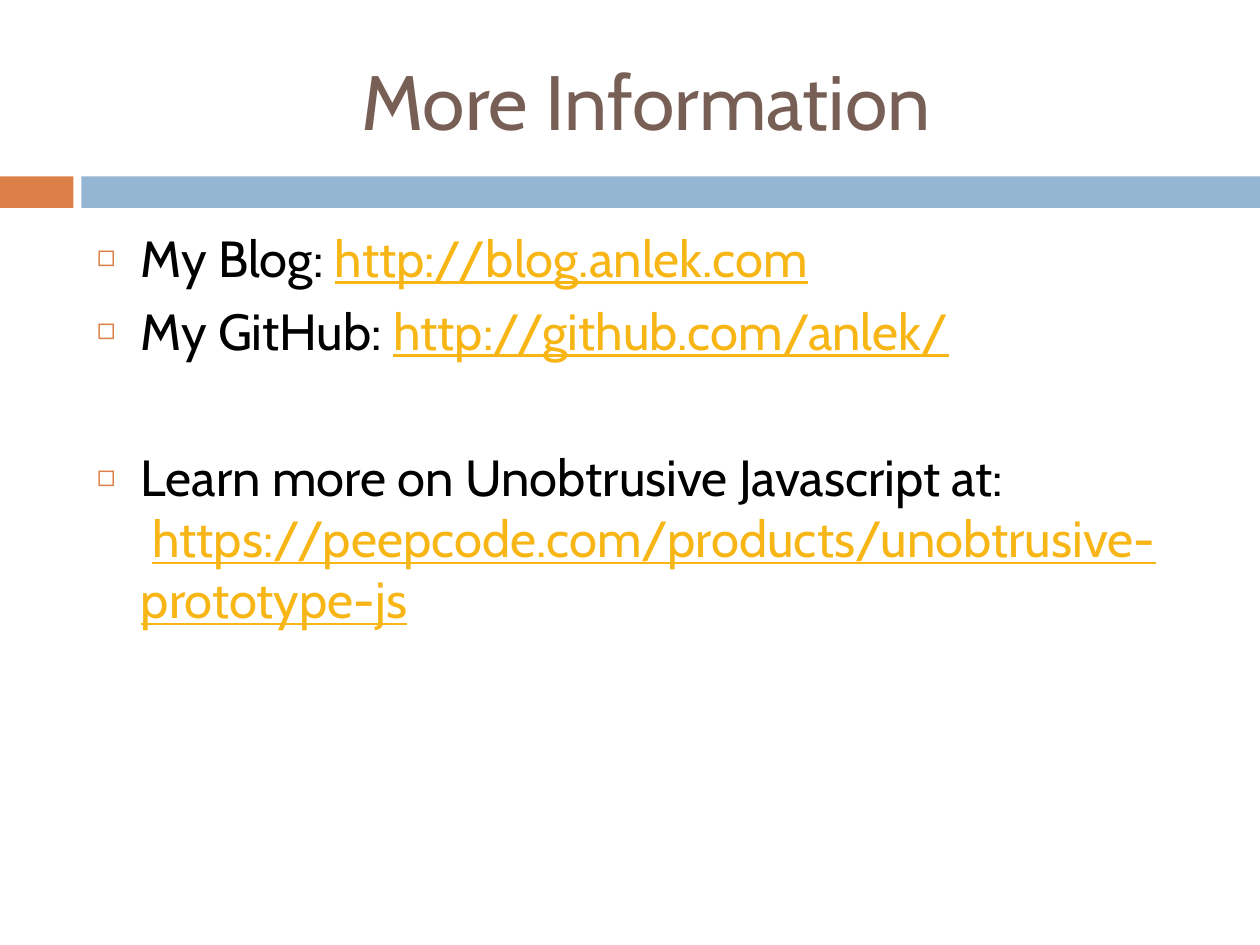
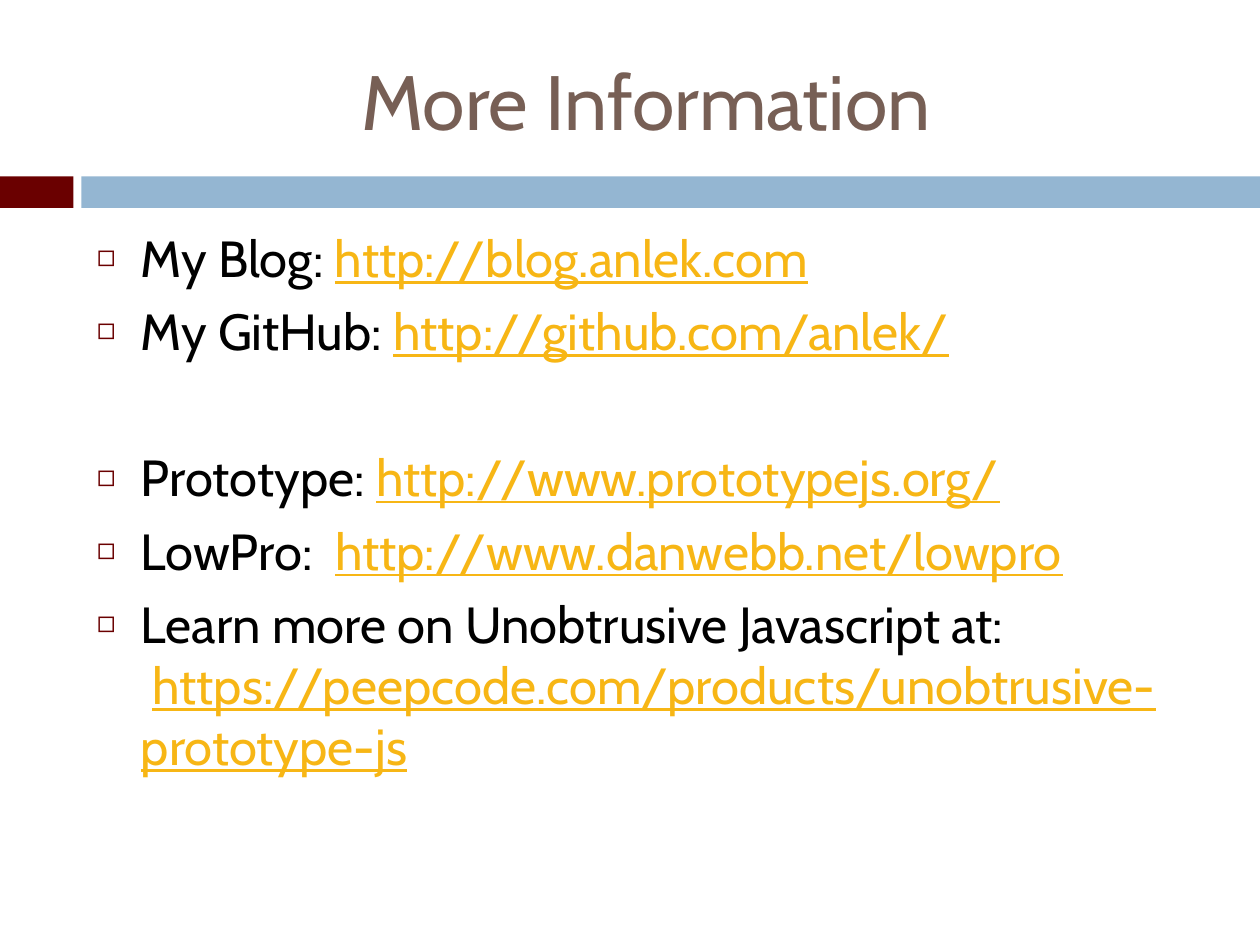
Before and after one commit to anlek/unobtrusive_javascript_presentation, a slide deck: slide 4 of presentation/Unobtrusive_Javascript.pptx. Drawn at 1260x945 pixels with LibreOffice and Linux fonts; fonts in the diff are those of the drawing. Boxes give left, top, right and bottom in pixels: in the first picture for what was removed or moved away, otherwise in the second. Text is boxed around its words. In the diff, an @@ line names an element or a change of style, - is before the commit and + after.

Commit message:
Improved Presentation, Removed old ppt and saved a PDF version

```diff
--- a/presentation/Unobtrusive_Javascript.pptx
+++ b/presentation/Unobtrusive_Javascript.pptx
@@ rectangle at <box>0,176,73,208</box>: fill #DD8047 to #6A0000 @@
@@ text at <box>141,239,1155,776</box>: bullet colour #DD8047 to #6A0000 @@
@@ text at <box>141,458,1061,581</box>: paragraphs added @@
+◻ Prototype: http://www.prototypejs.org/
+◻ LowPro: http://www.danwebb.net/lowpro
```
Also in this commit, not shown: 3 other slides changed, 2 other files.
